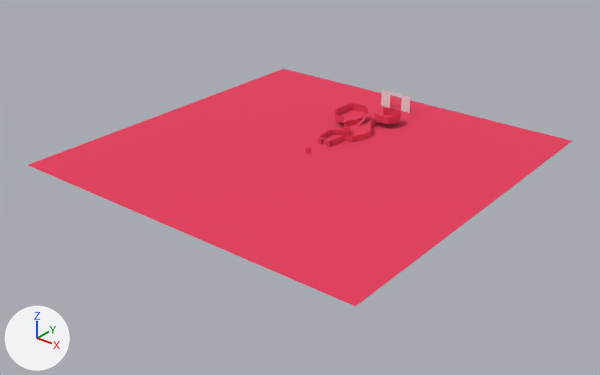
What one commit did to the Blender file world.blend.
Both versions are drawn from a camera (50 mm lens) standing at (298.0, -381.0, 210.0) and looking at (3.0, -13.0, -19.0). Arrows for +X, +Y and +Z are at lower left; the lights stay in place. The first picture is the older version.

Names of what the first picture shows: 'castle-col', 'gothic-col', 'plane-col'.
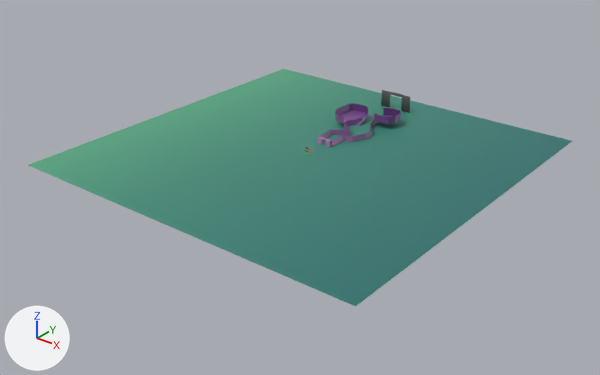
Location of each change, (x1, y1, x2, y2) in pixels of the pictures (600 x 375 px):
'plane-col', recoloured, surface changed (red to cyan): (28, 69, 572, 306) in both
'gothic-col', recoloured (red to purple): (317, 103, 401, 147) in both
'castle-col', recoloured (darker): (381, 90, 410, 113) in both

The change, as a list of edits to the scene's bpy script:
```text
Add img_color_atlas_png:
    img_color_atlas_png = load_image('color_atlas.png', 'syf/color_atlas.png', 2048, 2048, 'sRGB')
Add mat_material:
    mat_material = principled_material('Material')
    mat_material.texture = img_color_atlas_png
Change me_plane_001:
    where me_plane_001.from_pydata(...)  # 133 vertices, 90 faces, 1 loose edge; spans x -18.8..20.0, y 15.3..79.6, z 0.0..9.0
    remove me_plane_001.materials.append(mat_material_001)  # red #e73a5c
    add me_plane_001.materials.append(mat_material)  # picture img_color_atlas_png
Change me_plane_002:
    where me_plane_002.from_pydata(...)  # 4 vertices, 1 face; spans x -123.0..123.0, y -123.0..123.0, z 0.0
    used by ob_plane_col; location = (0.0, 0.0, 0.0)
    remove me_plane_002.materials.append(mat_material_001)  # red #e73a5c
    me_plane_002 part 1: texture (UV) coordinates of 1 of 1 face, centred in x 0.0, y 0.0, z 0.0, changed; they spanned u 0.0..1.0, v 0.0..1.0 and now span u 0.05..0.1, v 0.92..0.94
    add me_plane_002.materials.append(mat_material)  # picture img_color_atlas_png
Change me_cube:
    where me_cube.from_pydata(...)  # 18 vertices, 10 faces; spans x -12.0..12.0, y 100.0..101.0, z 0.0..12.0
    add me_cube.materials.append(mat_material)  # picture img_color_atlas_png
```
